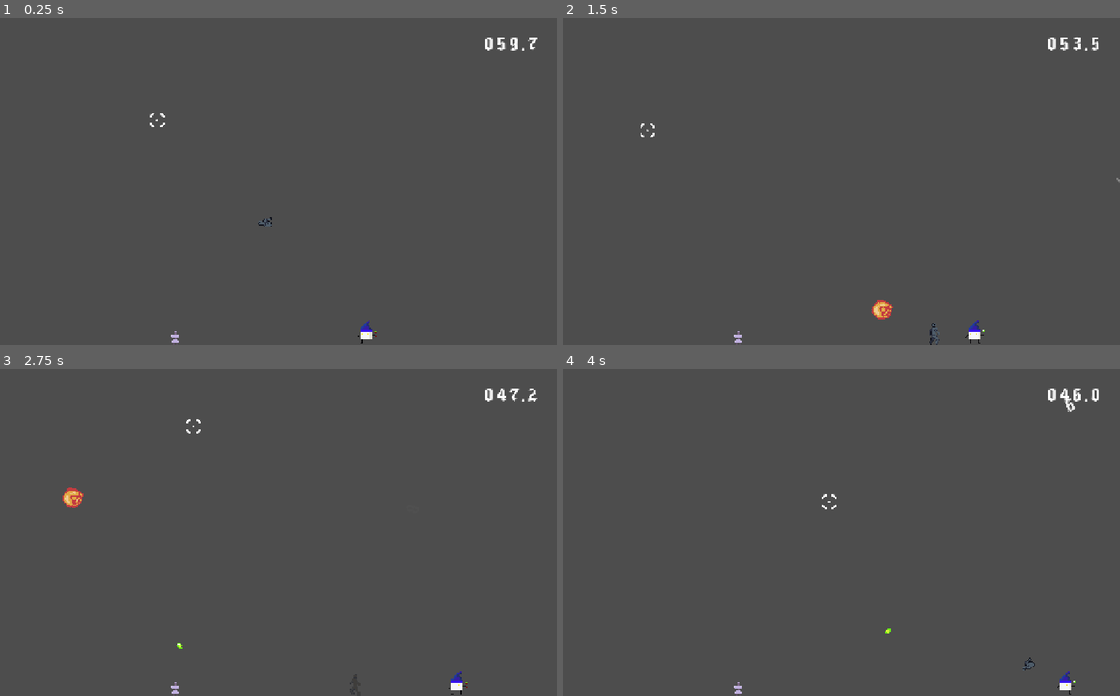
Above: before the commit, frames 1-4 (two rows, left to right).
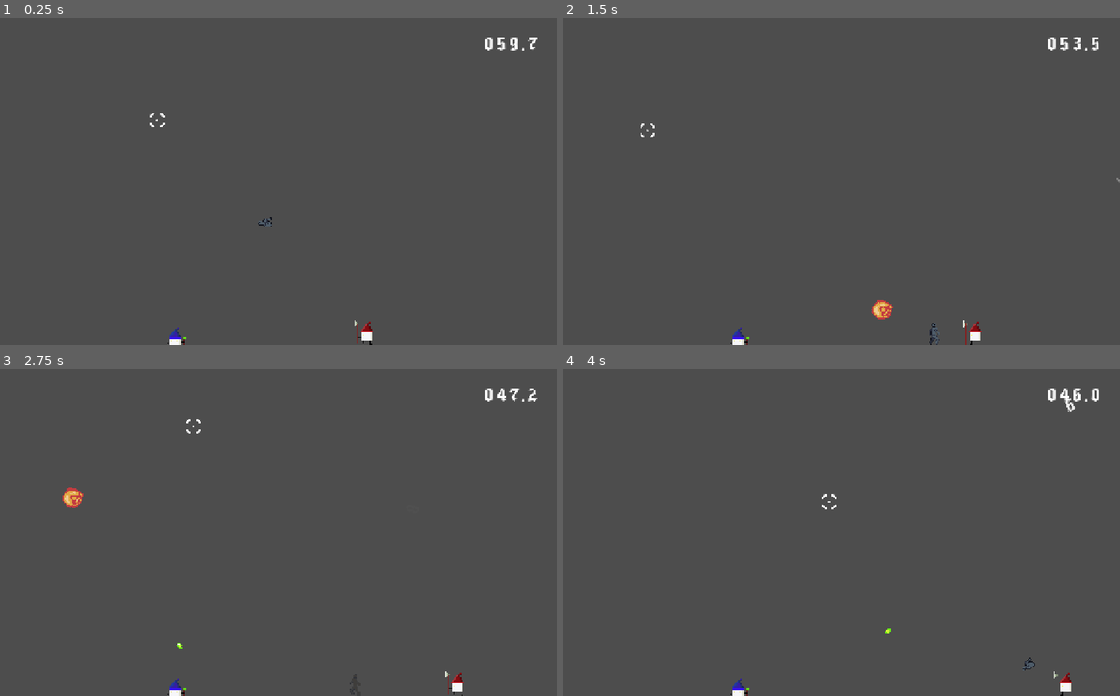
Above: after the commit, the same moments.

Repository: PACarniglia/count-hawk-down
Game: Godot game, scene res://scenes/map_template/map_template.tscn
The game is run twice, just before and just after one commit, with the same random seed, the same clock (stepped at 60 frames per second) and the same inputs. This scene is started directly instead of the project's main scene. Sound files missing from this copy of the repository are replaced by a short silence.
Inputs (mouse positions are in pixels of both pictures, inside the frame that each line leads up to):
- Up to frame 1 (0.25 s): no input
- Up to frame 2 (1.5 s): tap Enter at 0.5 s; move the mouse to (958, 165) at 0.52 s; hold D (move_right) from 0.53 s (still down); click (958, 165) at 0.6 s; tap W (move_jump) at 0.77 s; move the mouse to (713, 197) at 1.27 s; right-click (713, 197) at 1.35 s
- Up to frame 3 (2.75 s): tap W (move_jump) at 1.52 s; move the mouse to (323, 460) at 2.02 s; release D (move_right) at 2.03 s; hold A (move_left) from 2.03 s (still down); click (323, 460) at 2.1 s
- Up to frame 4 (4 s): move the mouse to (802, 597) at 2.77 s; release A (move_left) at 2.78 s; hold D (move_right) from 2.78 s (still down); right-click (802, 597) at 2.85 s; click (802, 597) at 2.92 s; tap W (move_jump) at 3.02, 3.77 s; move the mouse to (1003, 581) at 3.52 s; click (1003, 581) at 3.6 s

The runs differ from the first frame. In frame 1, 0.2% of the frame differs, in the area x 30-68%, y 92-100%; in frame 2, 0.2%, in the area x 30-76%, y 92-100%; in frame 3, 0.2%; in frame 4, 0.2%.

Commit message:
add correct sprites for type

Diff:
--- a/scenes/prefabs/enemy/enemy.tscn
+++ b/scenes/prefabs/enemy/enemy.tscn
@@ -1,9 +1,9 @@
-[gd_scene load_steps=7 format=3]
+[gd_scene format=3]
 
-[ext_resource type="Script" path="res://scenes/prefabs/enemy/enemy.gd" id="1_a3ft2"]
-[ext_resource type="Texture2D" path="res://sprites/enemies/basic/badGuyWALK_frame_1.png" id="2_walk1"]
-[ext_resource type="Texture2D" path="res://sprites/enemies/basic/badGuyWALK_frame_2.png" id="3_walk2"]
-[ext_resource type="Texture2D" path="res://sprites/enemies/basic/badGuyWALK_frame_3.png" id="4_walk3"]
+[ext_resource type="Script" uid="uid://csgis72ydm30v" path="res://scenes/prefabs/enemy/enemy.gd" id="1_a3ft2"]
+[ext_resource type="Texture2D" uid="uid://bvgypbsm1txx2" path="res://sprites/enemies/melee/meleewalk_0001.png" id="2_walk1"]
+[ext_resource type="Texture2D" uid="uid://ckk5ow7yyvpgx" path="res://sprites/enemies/melee/meleewalk_0002.png" id="3_walk2"]
+[ext_resource type="Texture2D" uid="uid://bvgypbsm1txx2" path="res://sprites/enemies/melee/meleewalk_0001.png" id="4_walk3"]
 
 [sub_resource type="CapsuleShape2D" id="CapsuleShape2D_body"]
 radius = 21.0
--- a/scenes/prefabs/enemy/turret.tscn
+++ b/scenes/prefabs/enemy/turret.tscn
@@ -1,8 +1,8 @@
-[gd_scene load_steps=6 format=3]
+[gd_scene format=3 uid="uid://ct3dnpe5ne2r0"]
 
-[ext_resource type="Script" path="res://scenes/prefabs/enemy/turret.gd" id="1_tur01"]
-[ext_resource type="PackedScene" path="res://scenes/prefabs/enemy/missile.tscn" id="2_mis01"]
-[ext_resource type="Texture2D" path="res://sprites/enemies/turret/badGuy2WALK_frame_1.png" id="3_turret_walk"]
+[ext_resource type="Script" uid="uid://utp8553eoxsj" path="res://scenes/prefabs/enemy/turret.gd" id="1_tur01"]
+[ext_resource type="PackedScene" uid="uid://b0yj3udoddbau" path="res://scenes/prefabs/enemy/missile.tscn" id="2_mis01"]
+[ext_resource type="Texture2D" uid="uid://dv80mrbxsu8v3" path="res://sprites/enemies/ranged/ranged.png" id="3_ev5k2"]
 
 [sub_resource type="RectangleShape2D" id="RectangleShape2D_body"]
 size = Vector2(42, 42)
@@ -10,20 +10,19 @@
 [sub_resource type="CircleShape2D" id="CircleShape2D_hit"]
 radius = 27.0
 
-[node name="Turret" type="StaticBody2D" groups=["enemy"]]
+[node name="Turret" type="StaticBody2D" unique_id=1051416396 groups=["enemy"]]
 script = ExtResource("1_tur01")
 missile_scene = ExtResource("2_mis01")
 
-[node name="CollisionShape2D" type="CollisionShape2D" parent="."]
+[node name="CollisionShape2D" type="CollisionShape2D" parent="." unique_id=1284495139]
 shape = SubResource("RectangleShape2D_body")
 
-[node name="Visual" type="Sprite2D" parent="."]
-texture = ExtResource("3_turret_walk")
+[node name="Visual" type="Sprite2D" parent="." unique_id=1263238075]
 scale = Vector2(1.5, 1.5)
+texture = ExtResource("3_ev5k2")
 
-[node name="Hurtbox" type="Area2D" parent="."]
+[node name="Hurtbox" type="Area2D" parent="." unique_id=1212239475]
 monitoring = false
-monitorable = true
 
-[node name="HurtboxShape" type="CollisionShape2D" parent="Hurtbox"]
+[node name="HurtboxShape" type="CollisionShape2D" parent="Hurtbox" unique_id=2069526910]
 shape = SubResource("CircleShape2D_hit")
Binary file added: sprites/enemies/melee/meleewalk.png
Not shown, added: sprites/enemies/melee/meleewalk.png.import
Binary file added: sprites/enemies/melee/meleewalk_0001.png
Not shown, added: sprites/enemies/melee/meleewalk_0001.png.import
Binary file added: sprites/enemies/melee/meleewalk_0002.png
Not shown, added: sprites/enemies/melee/meleewalk_0002.png.import
Binary file added: sprites/enemies/melee/meleewalk_0003.png
Not shown, added: sprites/enemies/melee/meleewalk_0003.png.import
Binary file added: sprites/enemies/ranged/ranged.png
Not shown, added: sprites/enemies/ranged/ranged.png.import
